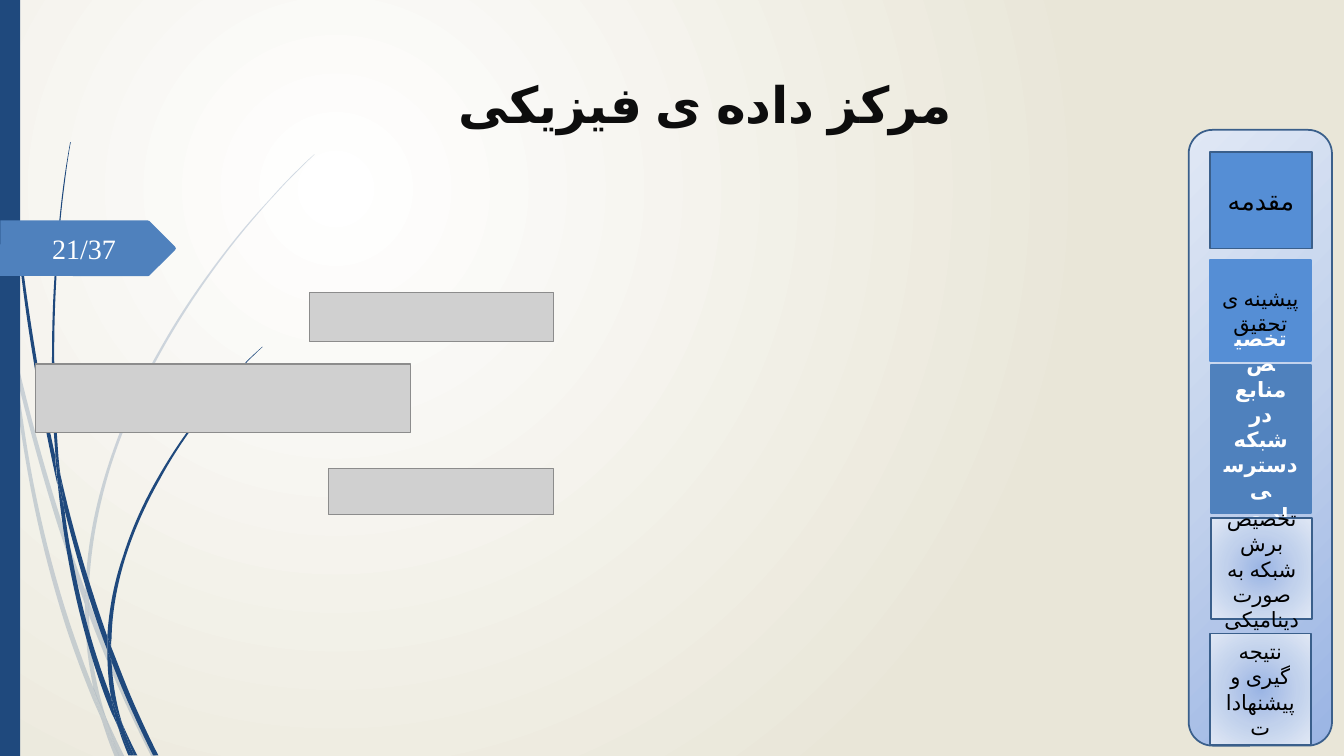
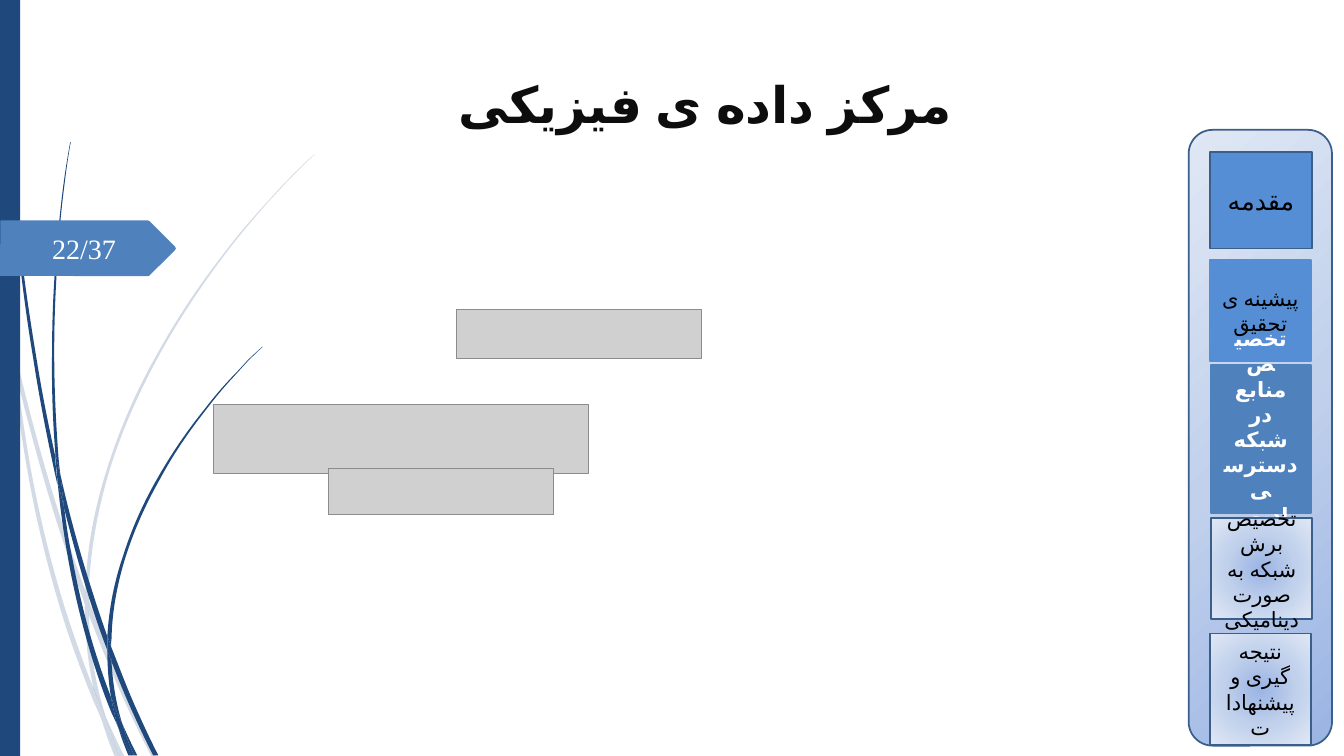
Before and after one commit to mkm1992/phd-project, a slide deck: slide 22 of Latex/tex1/proposal.pptx (slide 21 before the commit). Drawn at 1344x756 pixels with LibreOffice and Linux fonts; fonts in the diff are those of the drawing; grey boxes stand for pictures; background and template pictures are left out. Boxes give left, top, right and bottom in pixels: in the first picture for what was removed or moved away, otherwise in the second. Text is boxed around its words. In the diff, an @@ line names an element or a change of style, - is before the commit and + after.

```diff
--- a/Latex/tex1/proposal.pptx
+++ b/Latex/tex1/proposal.pptx
@@ background gradient #FFFFFF to #EAE7D8 to #FFFFFF @@
@@ page number at bbox=[52, 240, 116, 260]: text changed @@
-21/37
+22/37
@@ picture: place and size @@
-picture at bbox=[310, 292, 555, 342]
+picture at bbox=[457, 310, 702, 359]
@@ picture: place and size @@
-picture at bbox=[36, 364, 411, 433]
+picture at bbox=[214, 405, 589, 474]
```
Also in this commit, not shown: 36 other slides changed, 1 slide added.
